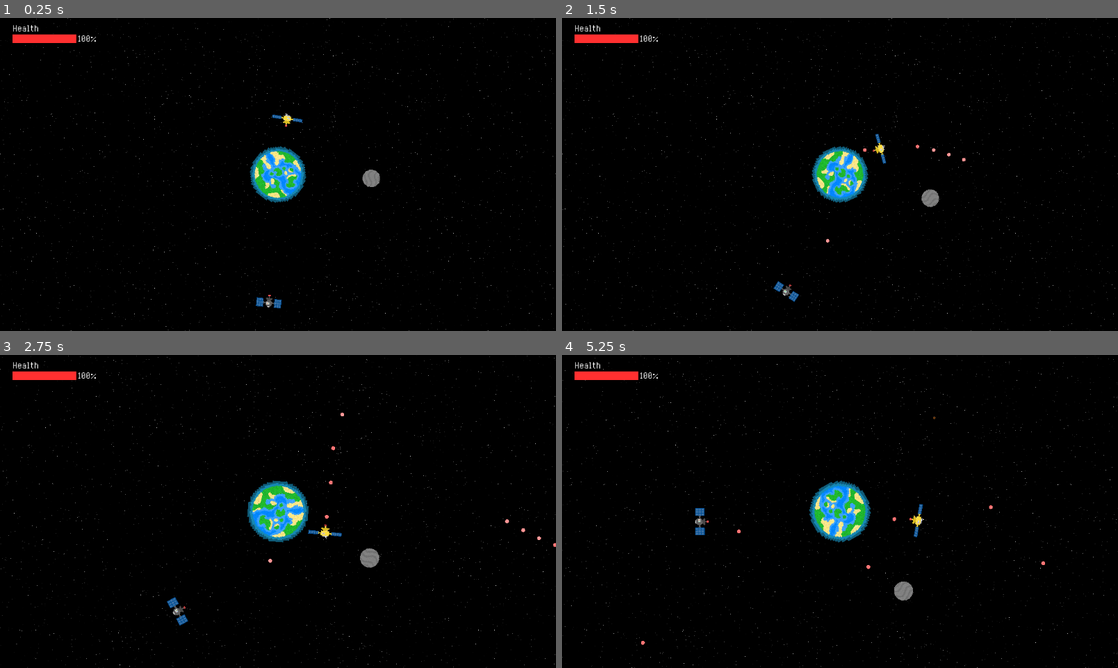
Above: before the commit, frames 1-4 (two rows, left to right).
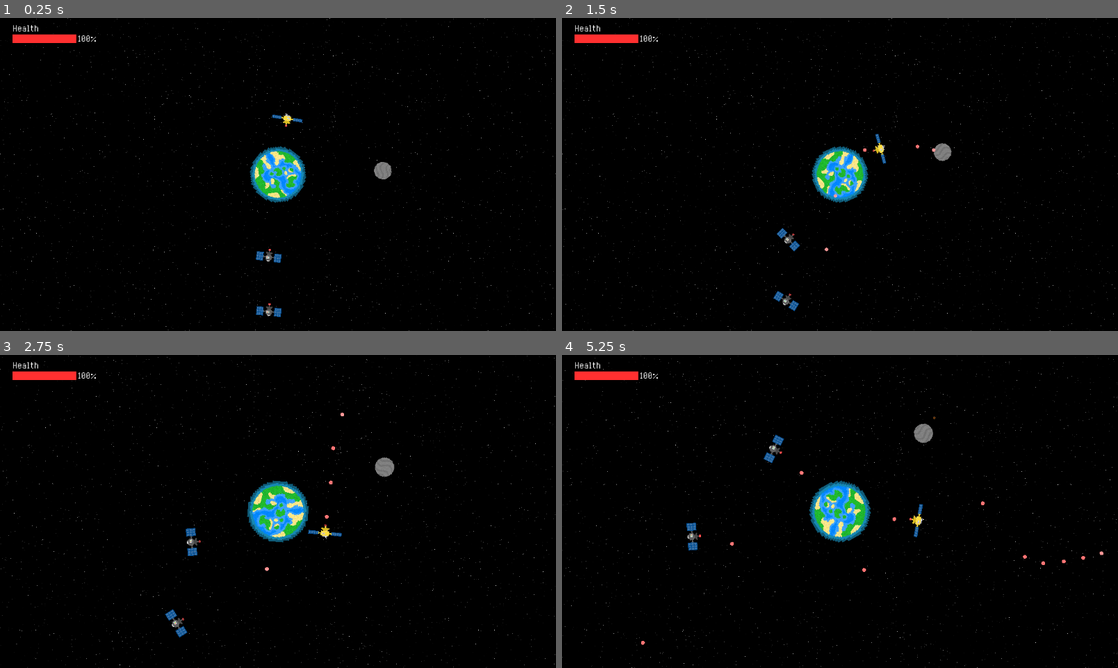
Above: after the commit, the same moments.

Repository: Birb-Games/gmtk-2025
Game: Godot game, scene res://scenes/main.tscn
Two runs of this game, one before a commit and one after it. Both use one fixed random seed, a clock stepped at 60 frames per second and the inputs below.
Inputs (mouse positions are in pixels of both pictures, inside the frame that each line leads up to):
- Up to frame 1 (0.25 s): no input
- Up to frame 2 (1.5 s): move the mouse to (962, 158) at 0.52 s; press the mouse at (962, 158) at 0.53 s; hold Right (right) 0.53-1.28 s; move the mouse to (728, 190) at 1.27 s; release the mouse at (728, 190) at 1.28 s; hold Down (down) from 1.28 s (still down); click (728, 190) at 1.35 s
- Up to frame 3 (2.75 s): move the mouse to (333, 442) at 2.02 s; release Down (down) at 2.03 s; press the mouse at (333, 442) at 2.03 s; hold Right (right) from 2.03 s (still down); tap Mouse wheel up (zoom_camera_in) at 2.1 s
- Up to frame 4 (5.25 s): move the mouse to (812, 574) at 2.77 s; release Right (right) at 2.78 s; release the mouse at (812, 574) at 2.78 s; hold Up (up) 2.78-3.53 s; tap Mouse wheel down (zoom_camera_out) at 2.85 s; click (812, 574) at 3.05 s; move the mouse to (1006, 558) at 3.52 s; press the mouse at (1006, 558) at 3.53 s; hold A (left) 3.53-5.03 s; move the mouse to (673, 464) at 4.27 s; release the mouse at (673, 464) at 4.28 s; click (673, 464) at 4.35 s; move the mouse to (867, 511) at 5.02 s; press the mouse at (867, 511) at 5.03 s; hold Down (down) from 5.03 s (still down); tap Mouse wheel up (zoom_camera_in) at 5.1 s

The runs differ from the first frame. In frame 1, 0.6% of the frame differs, in the area x 46-71%, y 46-96%; in frame 2, 0.7%; in frame 3, 0.8%; in frame 4, 0.8%, in the area x 22-98%, y 21-79%.

Commit message:
organized project and added two levels

Diff:
--- a/scenes/level.tscn
+++ /dev/null
@@ -1,32 +0,0 @@
-[gd_scene load_steps=8 format=3 uid="uid://2oltjvbyir1q"]
-
-[ext_resource type="PackedScene" uid="uid://cxo4kp71j6amn" path="res://scenes/player_satellite.tscn" id="1_cktii"]
-[ext_resource type="Script" uid="uid://do6jtfhrbmf7w" path="res://scripts/level.gd" id="1_h8ms6"]
-[ext_resource type="PackedScene" uid="uid://dgc6sxp0v4uf6" path="res://scenes/asteroid.tscn" id="2_0k1rn"]
-[ext_resource type="PackedScene" uid="uid://rl7rou56kuhg" path="res://scenes/earth.tscn" id="3_ggt7d"]
-[ext_resource type="PackedScene" uid="uid://cfnsaojiroi77" path="res://scenes/moon.tscn" id="5_48b8c"]
-[ext_resource type="Script" uid="uid://dhtha4j8jelh4" path="res://scripts/camera.gd" id="6_3s4jt"]
-[ext_resource type="PackedScene" uid="uid://cgx3wsdprifbh" path="res://scenes/enemy_satellite.tscn" id="7_1wmcx"]
-
-[node name="Level" type="Node2D" node_paths=PackedStringArray("center_object")]
-script = ExtResource("1_h8ms6")
-center_object = NodePath("Earth")
-asteroid_scene = ExtResource("2_0k1rn")
-
-[node name="PlayerSatellite" parent="." instance=ExtResource("1_cktii")]
-position = Vector2(0, -152)
-rotation = 3.14159
-
-[node name="Earth" parent="." instance=ExtResource("3_ggt7d")]
-
-[node name="TestMoon" parent="." instance=ExtResource("5_48b8c")]
-position = Vector2(258, 0)
-
-[node name="Camera2D" type="Camera2D" parent="."]
-zoom = Vector2(0.75, 0.75)
-script = ExtResource("6_3s4jt")
-
-[node name="EnemySatellite" parent="." instance=ExtResource("7_1wmcx")]
-position = Vector2(0, 350)
-
-[connection signal="area_entered" from="Earth" to="Earth" method="_on_area_entered"]
--- /dev/null
+++ b/scenes/levels/level.tscn
@@ -0,0 +1,18 @@
+[gd_scene load_steps=5 format=3 uid="uid://2oltjvbyir1q"]
+
+[ext_resource type="PackedScene" uid="uid://cxo4kp71j6amn" path="res://scenes/satellites/player_satellite.tscn" id="1_cktii"]
+[ext_resource type="Script" uid="uid://do6jtfhrbmf7w" path="res://scripts/level.gd" id="1_h8ms6"]
+[ext_resource type="PackedScene" uid="uid://dgc6sxp0v4uf6" path="res://scenes/space_objects/asteroid.tscn" id="2_0k1rn"]
+[ext_resource type="Script" uid="uid://dhtha4j8jelh4" path="res://scripts/camera.gd" id="6_3s4jt"]
+
+[node name="Level" type="Node2D"]
+script = ExtResource("1_h8ms6")
+asteroid_scene = ExtResource("2_0k1rn")
+
+[node name="PlayerSatellite" parent="." instance=ExtResource("1_cktii")]
+position = Vector2(0, -152)
+rotation = 3.14159
+
+[node name="Camera2D" type="Camera2D" parent="."]
+zoom = Vector2(0.75, 0.75)
+script = ExtResource("6_3s4jt")
--- /dev/null
+++ b/scenes/levels/level1.tscn
@@ -0,0 +1,20 @@
+[gd_scene load_steps=5 format=3 uid="uid://csi6i1sy1v5be"]
+
+[ext_resource type="PackedScene" uid="uid://2oltjvbyir1q" path="res://scenes/levels/level.tscn" id="1_x6ivy"]
+[ext_resource type="PackedScene" uid="uid://rl7rou56kuhg" path="res://scenes/space_objects/earth.tscn" id="2_4tcl0"]
+[ext_resource type="PackedScene" uid="uid://cfnsaojiroi77" path="res://scenes/space_objects/moon.tscn" id="3_dd0lh"]
+[ext_resource type="PackedScene" uid="uid://cgx3wsdprifbh" path="res://scenes/satellites/enemy_satellite.tscn" id="4_bfxgj"]
+
+[node name="Level" node_paths=PackedStringArray("center_object") instance=ExtResource("1_x6ivy")]
+center_object = NodePath("Earth")
+
+[node name="Earth" parent="." index="2" instance=ExtResource("2_4tcl0")]
+
+[node name="Moon" parent="." index="3" instance=ExtResource("3_dd0lh")]
+position = Vector2(290, 0)
+
+[node name="EnemySatellite" parent="." index="4" instance=ExtResource("4_bfxgj")]
+position = Vector2(0, 224)
+
+[node name="EnemySatellite2" parent="." index="5" instance=ExtResource("4_bfxgj")]
+position = Vector2(0, 374)
--- /dev/null
+++ b/scenes/levels/level2.tscn
@@ -0,0 +1,13 @@
+[gd_scene load_steps=4 format=3 uid="uid://ct61jx4jm0ffh"]
+
+[ext_resource type="PackedScene" uid="uid://2oltjvbyir1q" path="res://scenes/levels/level.tscn" id="1_e0cvd"]
+[ext_resource type="PackedScene" uid="uid://dalkk1rwg2yvl" path="res://scenes/space_objects/medium_planet.tscn" id="2_nos0u"]
+[ext_resource type="PackedScene" uid="uid://cgx3wsdprifbh" path="res://scenes/satellites/enemy_satellite.tscn" id="3_71baw"]
+
+[node name="Level" instance=ExtResource("1_e0cvd")]
+asteroid_spawn_time = 5.0
+
+[node name="MediumPlanet" parent="." index="2" instance=ExtResource("2_nos0u")]
+
+[node name="EnemySatellite" parent="." index="3" instance=ExtResource("3_71baw")]
+position = Vector2(0, 288)
--- /dev/null
+++ b/scenes/levels/testlevel.tscn
@@ -0,0 +1,18 @@
+[gd_scene load_steps=5 format=3 uid="uid://vx2lbfap8cc2"]
+
+[ext_resource type="PackedScene" uid="uid://2oltjvbyir1q" path="res://scenes/levels/level.tscn" id="1_gwqra"]
+[ext_resource type="PackedScene" uid="uid://rl7rou56kuhg" path="res://scenes/space_objects/earth.tscn" id="2_r1rxo"]
+[ext_resource type="PackedScene" uid="uid://cfnsaojiroi77" path="res://scenes/space_objects/moon.tscn" id="3_ixee3"]
+[ext_resource type="PackedScene" uid="uid://cgx3wsdprifbh" path="res://scenes/satellites/enemy_satellite.tscn" id="4_dxtel"]
+
+[node name="Level" instance=ExtResource("1_gwqra")]
+
+[node name="Earth" parent="." index="2" instance=ExtResource("2_r1rxo")]
+
+[node name="TestMoon" parent="." index="3" instance=ExtResource("3_ixee3")]
+position = Vector2(258, 0)
+
+[node name="EnemySatellite" parent="." index="4" instance=ExtResource("4_dxtel")]
+position = Vector2(0, 350)
+
+[connection signal="area_entered" from="Earth" to="Earth" method="_on_area_entered"]
--- a/scenes/main.tscn
+++ b/scenes/main.tscn
@@ -2,7 +2,7 @@
 
 [ext_resource type="Script" uid="uid://do4ophba58a5u" path="res://scripts/main.gd" id="1_jyhfs"]
 [ext_resource type="Texture2D" uid="uid://dsq5rgehdjua3" path="res://assets/textures/space.png" id="2_0wfyh"]
-[ext_resource type="PackedScene" uid="uid://2oltjvbyir1q" path="res://scenes/level.tscn" id="4_jyhfs"]
+[ext_resource type="PackedScene" uid="uid://csi6i1sy1v5be" path="res://scenes/levels/level1.tscn" id="3_jyhfs"]
 [ext_resource type="PackedScene" uid="uid://ba4da3577syhe" path="res://scenes/HUD.tscn" id="4_tbgi4"]
 
 [node name="Main" type="Node2D"]
@@ -18,7 +18,7 @@
 scale = Vector2(1.2, 1.2)
 texture = ExtResource("2_0wfyh")
 
-[node name="Level" parent="." instance=ExtResource("4_jyhfs")]
+[node name="Level" parent="." instance=ExtResource("3_jyhfs")]
 
 [node name="GUI" type="CanvasLayer" parent="."]
 process_mode = 3
--- /dev/null
+++ b/scenes/space_objects/medium_planet.tscn
@@ -0,0 +1,32 @@
+[gd_scene load_steps=6 format=3 uid="uid://dalkk1rwg2yvl"]
+
+[ext_resource type="PackedScene" uid="uid://x5sp1y0y178q" path="res://scenes/space_object.tscn" id="1_10vya"]
+[ext_resource type="Texture2D" uid="uid://d4ik8kphx5iig" path="res://assets/textures/planet.png" id="2_eejm1"]
+[ext_resource type="Texture2D" uid="uid://c71masdkuwife" path="res://assets/textures/medium_planet.png" id="2_umgph"]
+[ext_resource type="Script" uid="uid://20ha62frq61c" path="res://scripts/space_sprite.gd" id="3_eo6a5"]
+
+[sub_resource type="CircleShape2D" id="CircleShape2D_eejm1"]
+radius = 64.2806
+
+[node name="MediumPlanet" instance=ExtResource("1_10vya")]
+
+[node name="Atmosphere" type="Sprite2D" parent="." index="0"]
+modulate = Color(0.756863, 0.670588, 0.0117647, 0.501961)
+scale = Vector2(4.375, 4.375)
+texture = ExtResource("2_eejm1")
+script = ExtResource("3_eo6a5")
+rotation_speed = -0.785
+
+[node name="Atmosphere2" type="Sprite2D" parent="." index="1"]
+modulate = Color(0.756863, 0.670588, 0.0117647, 0.501961)
+scale = Vector2(4.75, 4.75)
+texture = ExtResource("2_eejm1")
+script = ExtResource("3_eo6a5")
+rotation_speed = 0.393
+
+[node name="Sprite2D" parent="." index="2"]
+scale = Vector2(2, 2)
+texture = ExtResource("2_umgph")
+
+[node name="CollisionShape2D" parent="." index="3"]
+shape = SubResource("CircleShape2D_eejm1")
--- a/scenes/rogue_planet.tscn
+++ b/scenes/space_objects/rogue_planet.tscn
@@ -1,15 +1,13 @@
-[gd_scene load_steps=5 format=3 uid="uid://b0ggm7x3myuge"]
+[gd_scene load_steps=4 format=3 uid="uid://b0ggm7x3myuge"]
 
 [ext_resource type="PackedScene" uid="uid://x5sp1y0y178q" path="res://scenes/space_object.tscn" id="1_mgmpp"]
 [ext_resource type="Texture2D" uid="uid://cefcp8xl4mse0" path="res://assets/textures/rogue_planet.png" id="2_ywh3l"]
-[ext_resource type="Script" uid="uid://csos0l8dyd82p" path="res://scripts/rogue_planet.gd" id="3_ywh3l"]
 
 [sub_resource type="CircleShape2D" id="CircleShape2D_j3nti"]
 radius = 71.007
 
 [node name="RoguePlanet" instance=ExtResource("1_mgmpp")]
 mass = 200.0
-orbit_sun = false
 
 [node name="Sprite2D" parent="." index="0"]
 scale = Vector2(2.25, 2.25)
@@ -20,4 +18,3 @@
 shape = SubResource("CircleShape2D_j3nti")
 
 [node name="Node2D" type="Node2D" parent="." index="2"]
-script = ExtResource("3_ywh3l")
--- a/scripts/bullet.gd
+++ b/scripts/bullet.gd
@@ -7,6 +7,7 @@
 var velocity: Vector2 = Vector2.ZERO
 const MAX_TIME: float = 10.0
 var timer: float = 0.0
+var enemy_bullet: bool = false
 
 func _ready() -> void:
 	var angle = rotation - deg_to_rad(90.0)
@@ -25,7 +26,7 @@
 func _on_area_entered(area: Area2D) -> void:
 	if area is SpaceObject:
 		queue_free()
-	elif area is EnemySatellite:
+	elif area is EnemySatellite and !enemy_bullet:
 		queue_free()
 	elif area is Player:
 		queue_free()
--- a/scripts/enemy_satellite.gd
+++ b/scripts/enemy_satellite.gd
@@ -29,6 +29,7 @@
 	var bullet: Bullet = bullet_scene.instantiate()
 	bullet.rotation = rotation
 	bullet.position = $BulletSpawnPos.global_position
+	bullet.enemy_bullet = true
 	level.add_child(bullet)
 
 func get_vel() -> Vector2:
@@ -72,7 +73,10 @@
 	queue_free()
 
 func _on_area_entered(area: Area2D) -> void:
-	if area is Bullet or area is Debris:
+	if area is Bullet:
+		if !area.enemy_bullet:
+			health -= 1
+	elif area is Debris:
 		health -= 1
 	elif area is Asteroid and area.is_debris:
 		health -= 1
Renamed: scenes/enemy_satellite.tscn -> scenes/satellites/enemy_satellite.tscn
Renamed: scenes/player_satellite.tscn -> scenes/satellites/player_satellite.tscn
Renamed: scenes/asteroid.tscn -> scenes/space_objects/asteroid.tscn
Renamed: scenes/earth.tscn -> scenes/space_objects/earth.tscn
Renamed: scenes/moon.tscn -> scenes/space_objects/moon.tscn
Renamed: scenes/star.tscn -> scenes/space_objects/star.tscn
